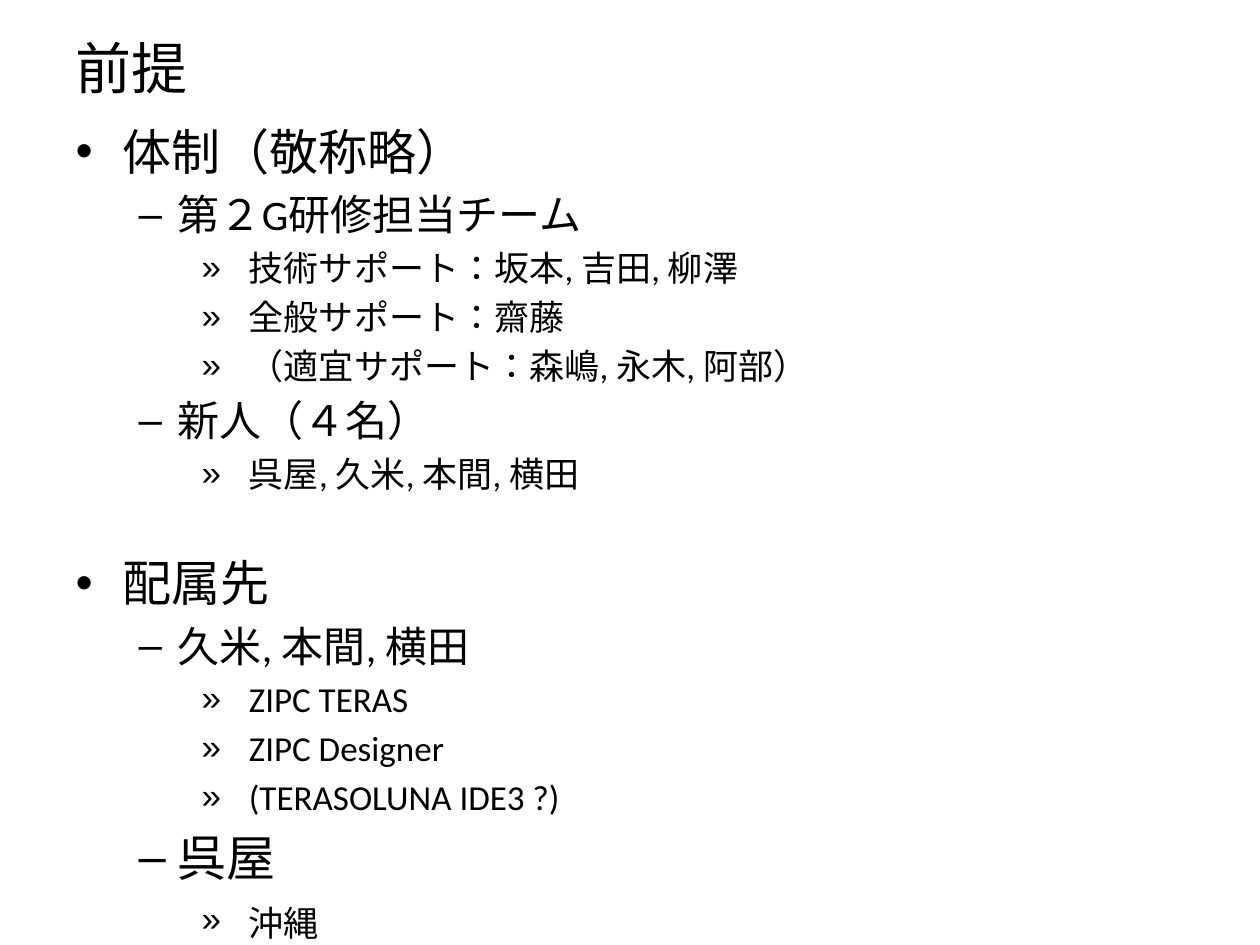
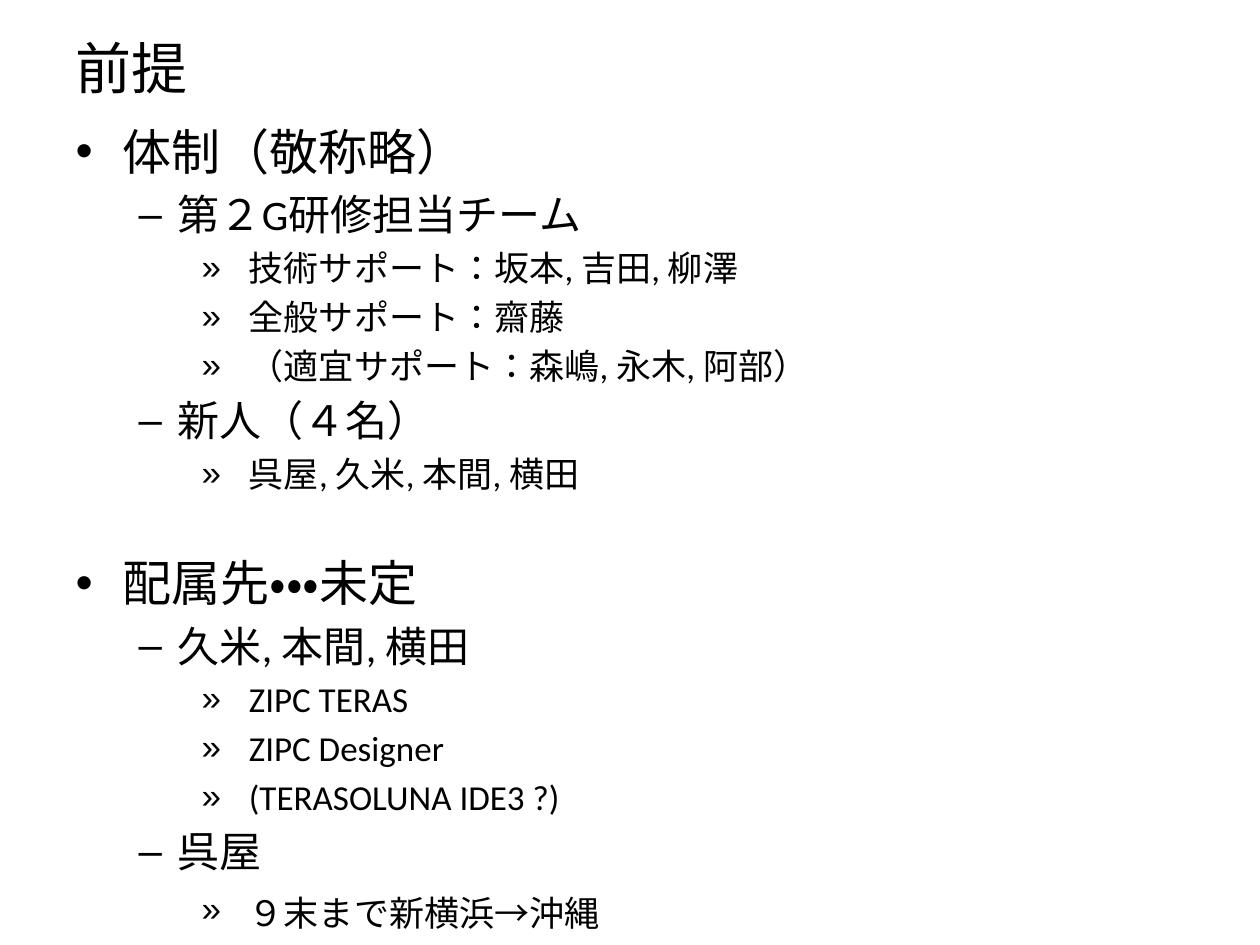
Before and after one commit to N-Saito/Training, a slide deck: slide 2 of 新人研修.pptx. Drawn at 1260x945 pixels with LibreOffice and Linux fonts; fonts in the diff are those of the drawing. Boxes give left, top, right and bottom in pixels: in the first picture for what was removed or moved away, otherwise in the second. Text is boxed around its words. In the diff, an @@ line names an element or a change of style, - is before the commit and + after.

```diff
--- a/新人研修.pptx
+++ b/新人研修.pptx
@@ text at [123, 559, 418, 605]: text changed @@
-• 配属先
+• 配属先・・・未定
@@ text at [178, 833, 262, 871]: size 28 to 24 pt in "呉屋" @@
@@ text at [249, 896, 600, 929]: text changed @@
-    » 沖縄
+    » ９末まで新横浜→沖縄
```
Also in this commit, not shown: 6 other slides changed, 1 other file.
